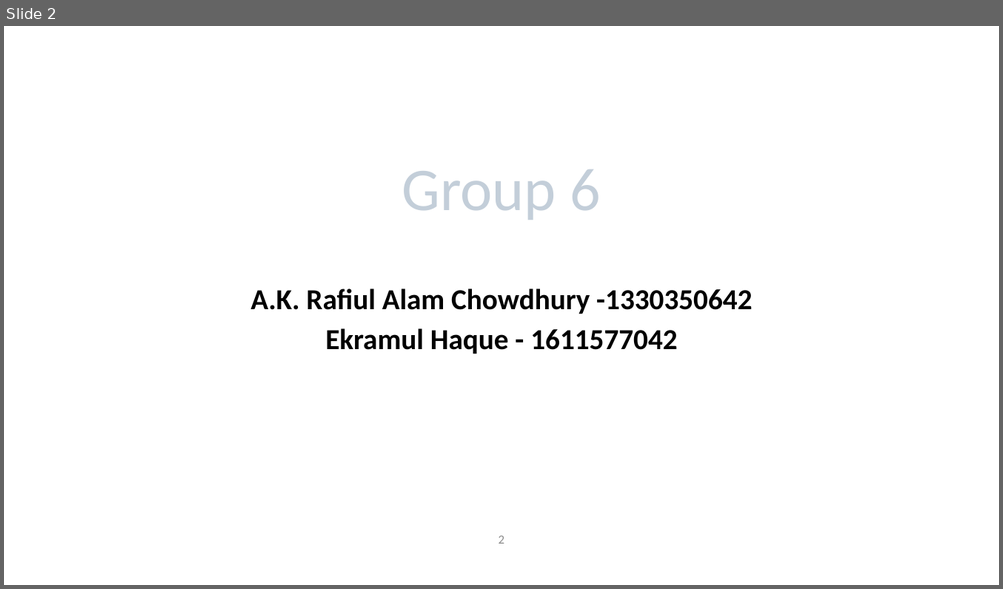
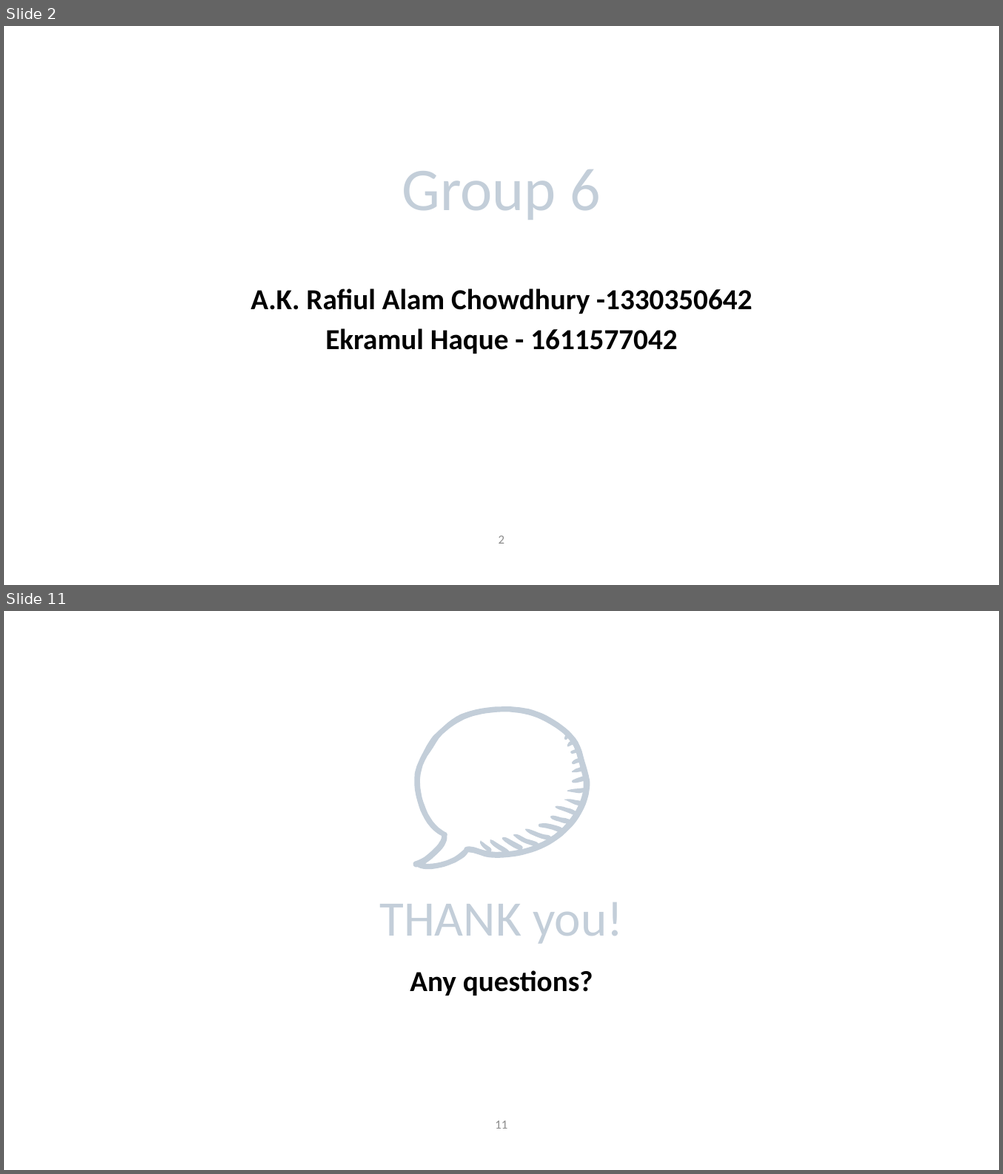
Before and after one commit to nsuspring2019cse299sec2/Group-6, a slide deck: Mock up/First Presentation.pptx. Shown one above the other, each under a label of ours: slide 2 before the commit, slides 2 and 11 after it; the slides between them are not shown. The pictures are 1003x589 and 1003x1174 pixels, drawn with LibreOffice and Linux fonts; fonts in the diff are those of the drawing. Boxes give left, top, right and bottom in pixels: in the first picture for what was removed or moved away, otherwise in the second. Text is boxed around its words. In the diff, an @@ line names an element or a change of style, - is before the commit and + after.

```diff
--- a/Mock up/First Presentation.pptx
+++ b/Mock up/First Presentation.pptx
@@ slide 11 added at (4,611,999,1170), background #FFFFFF @@
@@ freeform shape added at (413,706,589,869), fill #C3CED9 @@
@@ title added at (379,903,623,944), 48 pt, text #C3CED9 @@
+THANK you!
@@ subtitle added at (410,971,593,996), 28 pt, text #000000, bold @@
+Any questions?
@@ page number added at (495,1121,507,1129), 12 pt, text #8C8C8C @@
+11
```
Also in this commit, not shown: 5 other slides added.
